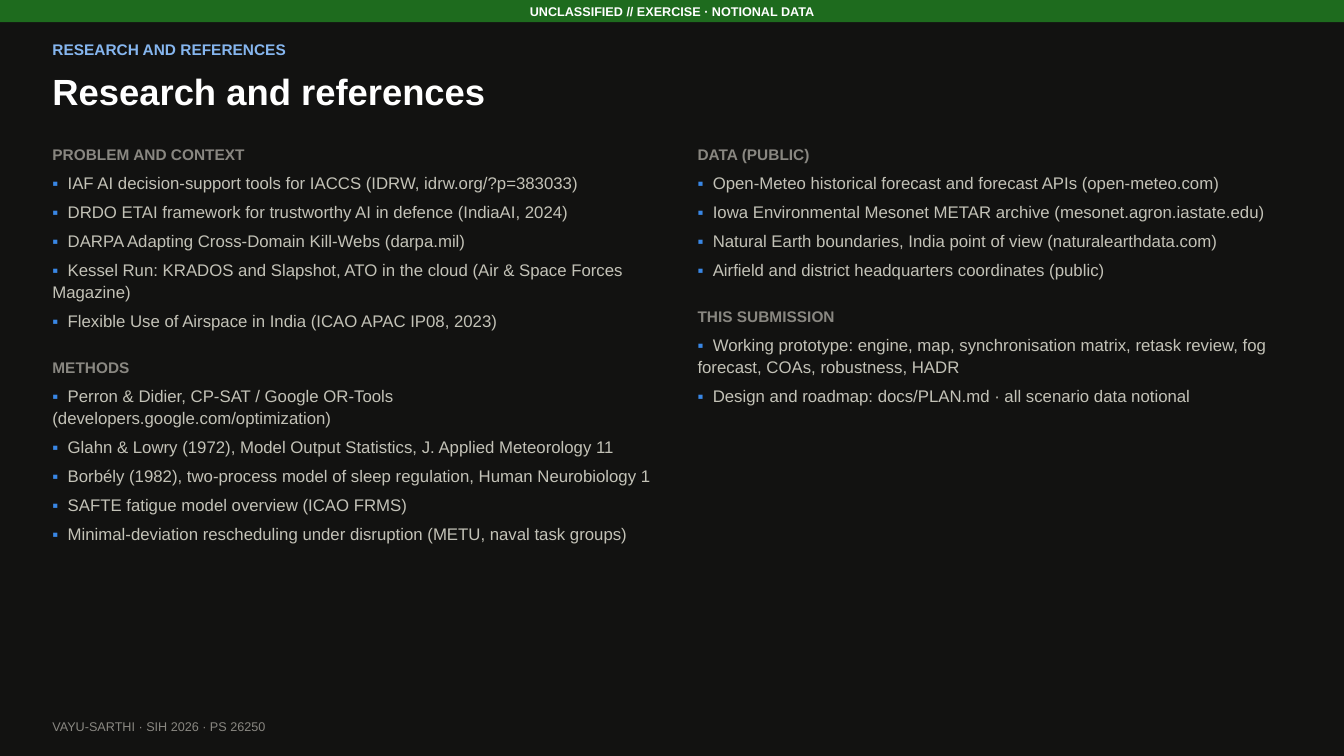
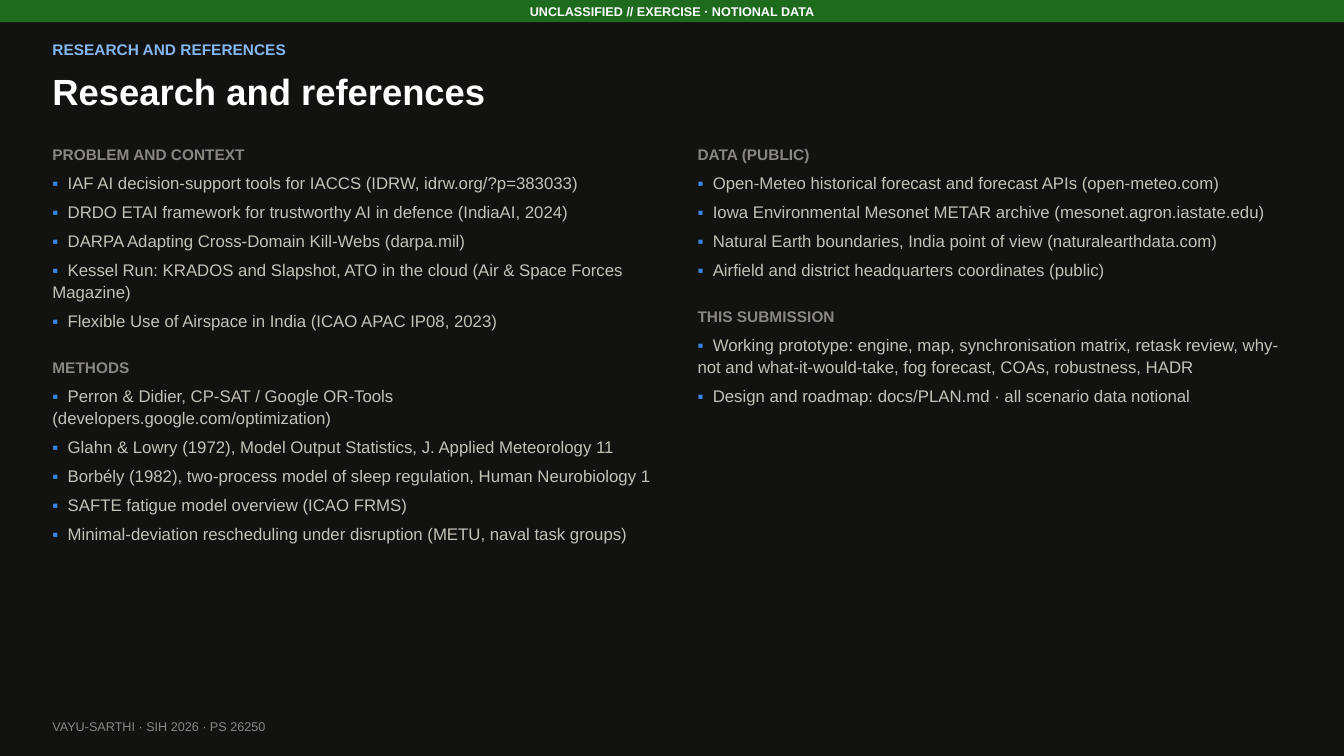
Before and after one commit to DeepakSinghhh/Air-power-Dynamic, a slide deck: slide 6 of docs/VAYU-SARTHI_SIH2026_idea.pptx. Drawn at 1344x756 pixels with LibreOffice and Linux fonts; fonts in the diff are those of the drawing. Boxes give left, top, right and bottom in pixels: in the first picture for what was removed or moved away, otherwise in the second. Text is boxed around its words. In the diff, an @@ line names an element or a change of style, - is before the commit and + after.

```diff
--- a/docs/VAYU-SARTHI_SIH2026_idea.pptx
+++ b/docs/VAYU-SARTHI_SIH2026_idea.pptx
@@ text at [698,339,1278,377]: text changed @@
-▪ Working prototype: engine, map, synchronisation matrix, retask review, fog forecast, COAs, robustness, HADR
+▪ Working prototype: engine, map, synchronisation matrix, retask review, why-not and what-it-would-take, fog forecast, COAs, robustness, HADR
```
Also in this commit, not shown: 2 other slides changed, 24 other files.
